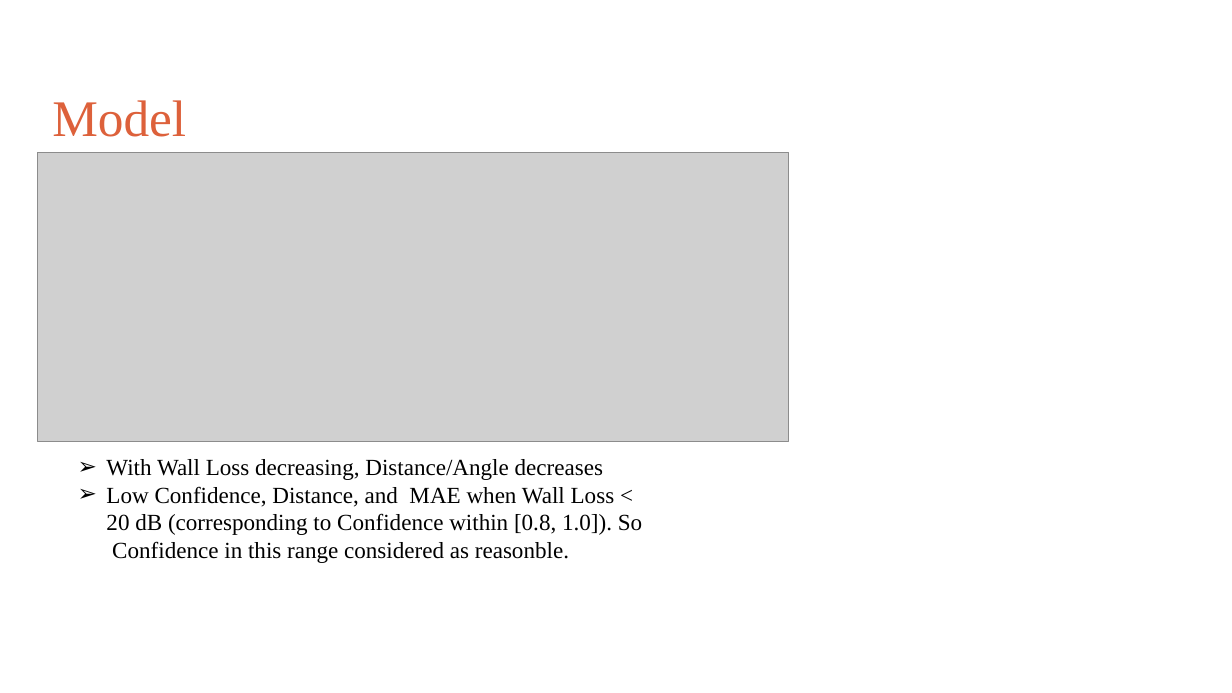
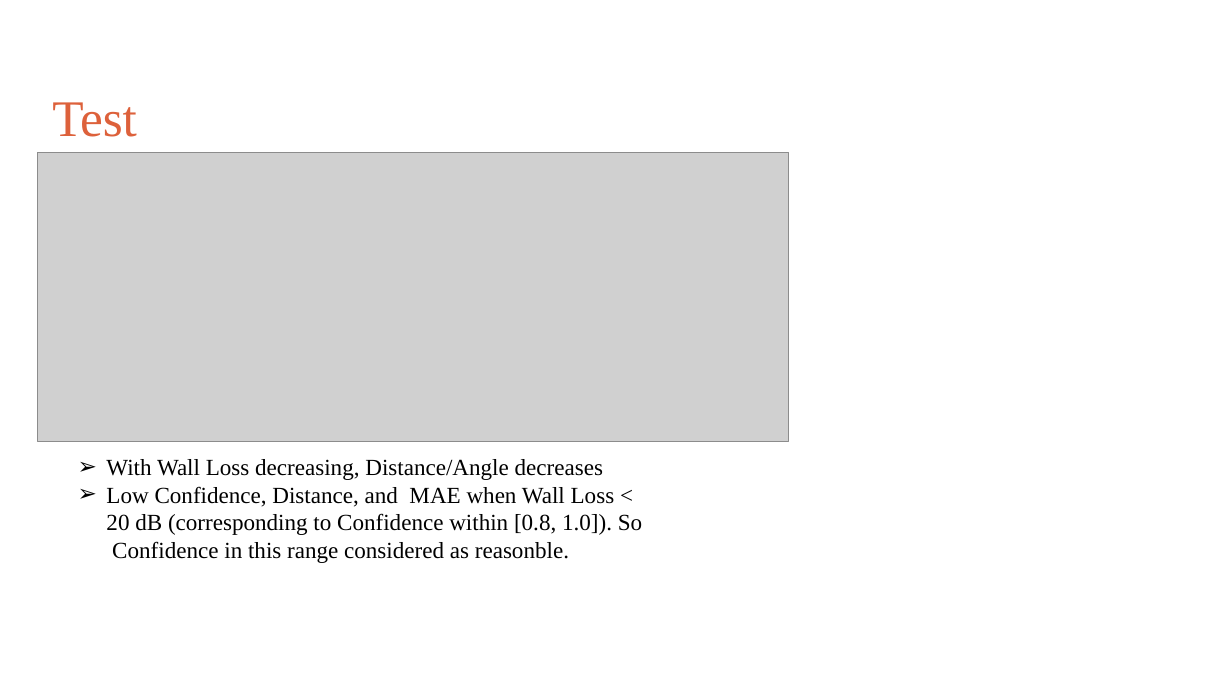
Before and after one commit to Evildes000/ai4csi, a slide deck: slide 4 of multihop_loication.pptx. Drawn at 1232x693 pixels with LibreOffice and Linux fonts; fonts in the diff are those of the drawing; grey boxes stand for pictures; background and template pictures are left out. Boxes give left, top, right and bottom in pixels: in the first picture for what was removed or moved away, otherwise in the second. Text is boxed around its words. In the diff, an @@ line names an element or a change of style, - is before the commit and + after.

```diff
--- a/multihop_loication.pptx
+++ b/multihop_loication.pptx
@@ text at [52,102,137,137]: text changed @@
-Model
+Test
```
Also in this commit, not shown: 3 other slides changed, 1 slide added.
